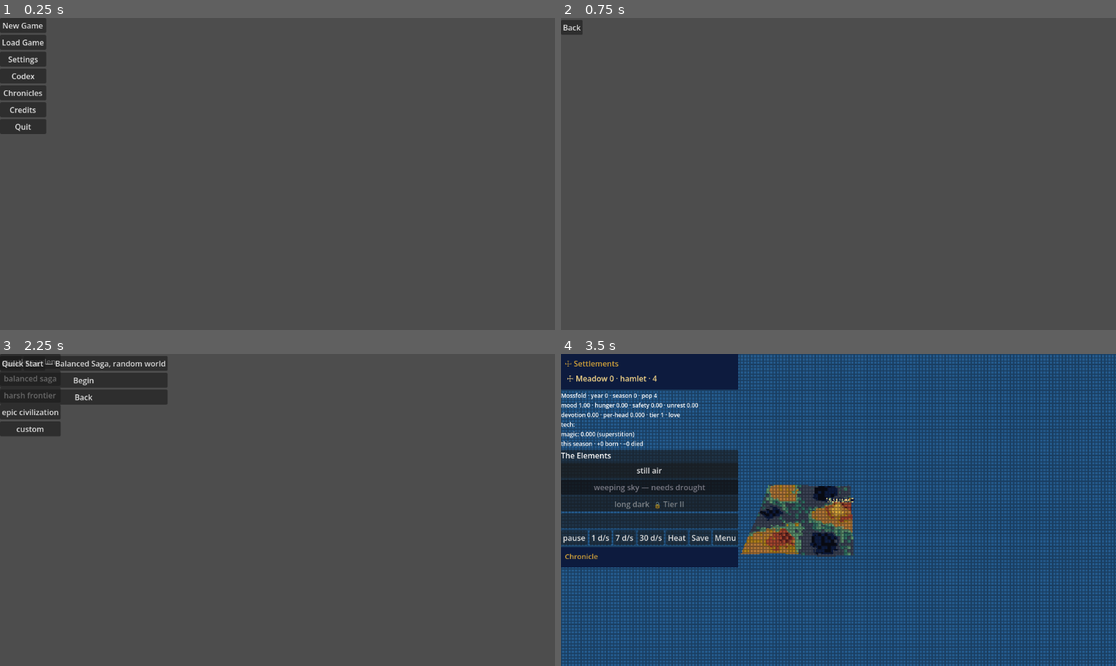
Above: before the commit, frames 1-4 (two rows, left to right).
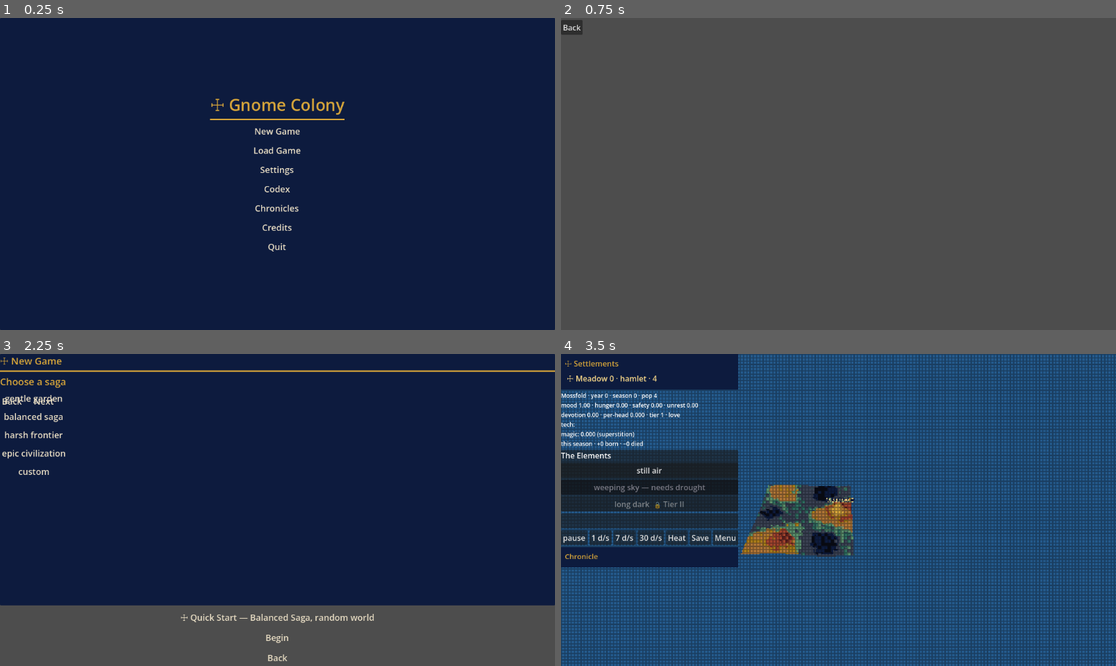
Above: after the commit, the same moments.

Repository: khuzul2/gnome-colony
Game: Godot game, scene res://presentation/main.tscn
Same seed, same stepped clock (60 frames per second), same inputs: the game is played once before the commit and once after it.
Inputs:
- Up to frame 1 (0.25 s): no input
- Up to frame 2 (0.75 s): click "Load Game" at 0.5 s
- Up to frame 3 (2.25 s): click "Back" at 1.25 s; click "New Game" at 2 s
- Up to frame 4 (3.5 s): click "Quick Start — Balanced Saga, …" (after the commit: "☩ Quick Start — Balanced Saga…") at 2.75 s

The runs differ from the first frame. In frame 1, 100% of the frame differs, in the area x 0-100%, y 0-100%; in frame 2, nothing differs; in frame 3, 81%; in frame 4, nothing differs.

Commit message:
R8.1: menu & wizard — fix the overlap, wear the Ravenna skin
Root cause of the Gate-A New-Game overlap ("Quick Start" over "Balanced Saga",
preset cards over the buttons): WizardView was a bare Control with no expand flags,
so its parent VBox gave it ~0 height and its unclipped preset cards overflowed onto
the action buttons below. Fix: WizardView anchors full-rect + SIZE_EXPAND_FILL so it
takes the free space and the buttons sit below; the wizard screen box anchors
full-rect so there IS space to give.

New RavennaUI skin helper (night-lapis ground, cream/gold-lit buttons, gold
headings, meander rule). MainMenu centres its column on a lapis ground with a
monogram title; WizardView gets a ground, per-page heading labels, and skinned
nav/preset buttons. Palette gains CREAM/SLATE_GREY named consts. The wizard's tested
structure (column → page_N + nav, widget paths) is preserved — headings are
siblings, not wrappers.

Deferred (documented): the spec's literal two-pane split would churn ~10 test-pinned
column/page_N assertions; the overlap + skin are fixed here, two-pane is a Gate-A2
polish. Pre-existing wizard remint orphan-leak spawned as a follow-up.

test_menu_and_feel.gd (new, 5). Reviewer no blockers, lint clean.

Co-Authored-By: Claude Opus 4.8 <noreply@anthropic.com>

Diff:
--- a/presentation/render/palette.gd
+++ b/presentation/render/palette.gd
@@ -32,7 +32,9 @@
 const GOLD := 7
 const GOLD_LIT := 8
 const TERRACOTTA := 10
+const CREAM := 12
 const BONE_WHITE := 13
+const SLATE_GREY := 14
 const GROUT := 15
 
 
--- a/presentation/shell/game_shell.gd
+++ b/presentation/shell/game_shell.gd
@@ -343,19 +343,29 @@
 
 
 func _wizard_screen() -> Control:
+	# R8.1 [leg §L-ui]: the screen fills the viewport; the wizard view (added at
+	# index 0 by _remint_wizard) is EXPAND_FILL, so it takes the space and the action
+	# buttons sit cleanly below — no more overflow-overlap onto them (Gate A). The
+	# quick_start/begin buttons stay direct children so the shell tests find them.
 	var box := VBoxContainer.new()
 	box.name = "wizard_screen"
+	box.set_anchors_and_offsets_preset(Control.PRESET_FULL_RECT)
+	box.add_theme_constant_override("separation", 8)
 	var quick := Button.new()
 	quick.name = "quick_start"
-	quick.text = "Quick Start — Balanced Saga, random world"
+	quick.text = "%s Quick Start — Balanced Saga, random world" % RavennaUI.SEAT_MARK
+	RavennaUI.skin_button(quick)
 	quick.pressed.connect(quick_start)
 	box.add_child(quick)
 	var begin_button := Button.new()
 	begin_button.name = "begin"
 	begin_button.text = "Begin"
+	RavennaUI.skin_button(begin_button)
 	begin_button.pressed.connect(begin)
 	box.add_child(begin_button)
-	box.add_child(_back_button())
+	var back := _back_button()
+	RavennaUI.skin_button(back)
+	box.add_child(back)
 	return box
 
 
--- a/presentation/ui/main_menu.gd
+++ b/presentation/ui/main_menu.gd
@@ -27,12 +27,28 @@
 
 
 func build() -> void:
+	# R8.1 [leg §L-ui]: a night-lapis ground with a centred, Ravenna-skinned column
+	# (title + monogram + meander rule + the entries) — no more raw buttons jammed
+	# at the origin.
+	set_anchors_and_offsets_preset(Control.PRESET_FULL_RECT)
+	var ground := RavennaUI.ground()
+	add_child(ground)
+	var center := CenterContainer.new()
+	center.set_anchors_and_offsets_preset(Control.PRESET_FULL_RECT)
+	ground.add_child(center)
 	var column := VBoxContainer.new()
-	add_child(column)
+	column.name = "column"
+	column.add_theme_constant_override("separation", 6)
+	center.add_child(column)
+	var title := RavennaUI.heading("%s Gnome Colony" % RavennaUI.SEAT_MARK, RavennaUI.TITLE_FONT)
+	title.horizontal_alignment = HORIZONTAL_ALIGNMENT_CENTER
+	column.add_child(title)
+	column.add_child(RavennaUI.meander_rule())
 	for entry in ENTRIES:
 		var button := Button.new()
 		button.name = entry
 		button.text = LABELS[entry]
+		RavennaUI.skin_button(button)
 		button.pressed.connect(func() -> void: selected.emit(entry))
 		column.add_child(button)
 		buttons[entry] = button
--- a/presentation/ui/new_game/wizard_view.gd
+++ b/presentation/ui/new_game/wizard_view.gd
@@ -22,6 +22,14 @@
 	"faith_enlightenment": WorldConfig.FAITH_MODES,
 }
 const SUMMARY_KEYS := ["preset", "seed", "colony_name", "band_size", "region_size"]
+## Per-page heading so the raw widgets have context [R8.1 leg §L-ui].
+const PAGE_TITLES := {
+	1: "Choose a saga",
+	2: "The founding band",
+	3: "The world",
+	4: "The rules",
+	5: "Ready",
+}
 
 ## Injected before entering the tree; _ready() builds around it.
 var wizard: NewGameWizard
@@ -33,15 +41,30 @@
 
 func _ready() -> void:
 	assert(wizard != null, "inject a NewGameWizard before adding WizardView to the tree")
+	# R8.1 [leg §L-ui]: fill the screen (was a 0-size Control that overflowed onto
+	# the action buttons — the Gate-A overlap) on a night-lapis ground, Ravenna-
+	# skinned. Structure (column → page_N + nav) is preserved for the wizard tests.
+	set_anchors_and_offsets_preset(Control.PRESET_FULL_RECT)
+	size_flags_horizontal = Control.SIZE_EXPAND_FILL
+	size_flags_vertical = Control.SIZE_EXPAND_FILL
+	add_child(RavennaUI.ground())
 	var defaults := WorldConfig.new()
 	var column := VBoxContainer.new()
 	column.name = "column"
+	column.set_anchors_and_offsets_preset(Control.PRESET_FULL_RECT)
+	column.add_theme_constant_override("separation", 6)
 	add_child(column)
+	var title := RavennaUI.heading("%s New Game" % RavennaUI.SEAT_MARK, RavennaUI.HEADING_FONT)
+	title.name = "title"
+	column.add_child(title)
+	column.add_child(RavennaUI.meander_rule())
 	for n in range(1, NewGameWizard.PAGES + 1):
 		var page := VBoxContainer.new()
 		page.name = "page_%d" % n
+		page.add_theme_constant_override("separation", 4)
 		column.add_child(page)
 		_pages[n] = page
+		page.add_child(RavennaUI.heading(PAGE_TITLES[n]))
 	_build_presets()
 	_build_founding(defaults)
 	_build_world(defaults)
@@ -58,6 +81,8 @@
 	if wizard.get_child_count() == 0:
 		wizard.build()
 	_pages[1].add_child(wizard)
+	for card in wizard.find_children("*", "Button", true, false):
+		RavennaUI.skin_button(card)
 
 
 ## Page 2 [§5]: founding — band size, names, temperament leanings.
@@ -155,14 +180,17 @@
 	var nav := HBoxContainer.new()
 	nav.name = "nav"
 	column.add_child(nav)
+	nav.add_theme_constant_override("separation", int(RavennaUI.GUTTER))
 	var back := Button.new()
 	back.name = "back"
 	back.text = "Back"
+	RavennaUI.skin_button(back)
 	back.pressed.connect(_go_back)
 	nav.add_child(back)
 	var next := Button.new()
 	next.name = "next"
 	next.text = "Next"
+	RavennaUI.skin_button(next)
 	next.pressed.connect(_go_next)
 	nav.add_child(next)
 
--- /dev/null
+++ b/presentation/ui/ravenna_ui.gd
@@ -0,0 +1,70 @@
+class_name RavennaUI
+extends RefCounted
+## R8.1 [leg §L-ui] — the menu skin: late-antique Christian-mosaic register applied
+## to the chrome. Night-lapis grounds, cream body, gold headings, gold-lit on
+## hover/focus, the sacred monogram as emblem, a meander (Greek-key) rule. Static
+## helpers so MainMenu / WizardView share one look. Colors come from Palette
+## [rav §R-art]; presentation-only.
+
+const SEAT_MARK := "☩"  ## the sacred monogram, used as the menu emblem
+const MENU_FONT := 18
+const TITLE_FONT := 34
+const HEADING_FONT := 20
+const GUTTER := 16.0  ## min gap between the wizard's two panes [leg §L-ui]
+
+
+## A night-lapis panel background with a margin.
+static func panel_style(margin := 16.0) -> StyleBoxFlat:
+	var style := StyleBoxFlat.new()
+	style.bg_color = Palette.COLORS[Palette.NIGHT_LAPIS]
+	style.set_content_margin_all(margin)
+	style.set_corner_radius_all(2)
+	return style
+
+
+## Skin a Control as a full-bleed night-lapis ground (a PanelContainer wrapper the
+## caller fills). Returns the wrapper; add content to it.
+static func ground() -> PanelContainer:
+	var panel := PanelContainer.new()
+	panel.add_theme_stylebox_override("panel", panel_style())
+	panel.set_anchors_and_offsets_preset(Control.PRESET_FULL_RECT)
+	return panel
+
+
+## Skin a menu Button: cream text, gold-lit on hover/focus, flat, min font.
+static func skin_button(button: Button) -> void:
+	button.add_theme_font_size_override("font_size", MENU_FONT)
+	button.add_theme_color_override("font_color", Palette.COLORS[Palette.CREAM])
+	button.add_theme_color_override("font_hover_color", Palette.COLORS[Palette.GOLD_LIT])
+	button.add_theme_color_override("font_focus_color", Palette.COLORS[Palette.GOLD_LIT])
+	button.add_theme_color_override("font_pressed_color", Palette.COLORS[Palette.GOLD])
+	button.add_theme_color_override("font_disabled_color", Palette.COLORS[Palette.SLATE_GREY])
+	button.flat = true
+
+
+## A gold heading label.
+static func heading(text: String, size := HEADING_FONT) -> Label:
+	var label := Label.new()
+	label.text = text
+	label.add_theme_font_size_override("font_size", size)
+	label.add_theme_color_override("font_color", Palette.COLORS[Palette.GOLD])
+	return label
+
+
+## A cream body label.
+static func body(text: String) -> Label:
+	var label := Label.new()
+	label.text = text
+	label.add_theme_font_size_override("font_size", MENU_FONT)
+	label.add_theme_color_override("font_color", Palette.COLORS[Palette.CREAM])
+	return label
+
+
+## A thin gold meander (Greek-key) rule — a bordered strip under a title.
+static func meander_rule() -> Control:
+	var rule := Panel.new()
+	rule.custom_minimum_size = Vector2(0.0, 3.0)
+	var style := StyleBoxFlat.new()
+	style.bg_color = Palette.COLORS[Palette.GOLD]
+	rule.add_theme_stylebox_override("panel", style)
+	return rule
--- /dev/null
+++ b/test/test_menu_and_feel.gd
@@ -0,0 +1,84 @@
+extends GutTest
+
+## R8 [leg §L-ui] — menu & camera feel. R8.1: the chrome wears the Ravenna skin
+## and the New-Game wizard fills its screen instead of collapsing to a zero-size
+## Control that overflowed onto the action buttons (the Gate-A "Quick Start over
+## Balanced Saga" overlap). R8.2 adds the camera-feel checks here.
+
+
+func test_the_menu_wears_the_ravenna_skin():
+	var menu := MainMenu.new()
+	add_child_autofree(menu)
+	menu.build()
+	var button: Button = menu.buttons["new_game"]
+	assert_eq(
+		button.get_theme_color("font_color"),
+		Palette.COLORS[Palette.CREAM],
+		"menu items take cream body text, not the engine default"
+	)
+	assert_eq(
+		button.get_theme_color("font_hover_color"),
+		Palette.COLORS[Palette.GOLD_LIT],
+		"…and gold-lit on hover"
+	)
+
+
+func test_the_menu_centres_its_column_on_a_lapis_ground():
+	var menu := MainMenu.new()
+	add_child_autofree(menu)
+	menu.build()
+	var grounded := false
+	for child in menu.get_children():
+		if child is PanelContainer:
+			var style := (child as PanelContainer).get_theme_stylebox("panel") as StyleBoxFlat
+			if style != null and style.bg_color == Palette.COLORS[Palette.NIGHT_LAPIS]:
+				grounded = true
+	assert_true(grounded, "the menu sits on a night-lapis ground")
+
+
+func test_the_wizard_view_fills_its_slot_not_a_zero_size_control():
+	# The Gate-A overlap: WizardView was a bare Control with no expand flags, so a
+	# parent VBox gave it ~0 height and its preset cards overflowed onto the action
+	# buttons. EXPAND_FILL means it takes the free space instead.
+	var view := WizardView.new()
+	view.wizard = NewGameWizard.new()
+	add_child_autofree(view)
+	assert_eq(view.size_flags_vertical, Control.SIZE_EXPAND_FILL, "the wizard view fills its slot")
+	var grounded := false
+	for child in view.get_children():
+		if child is PanelContainer:
+			grounded = true
+	assert_true(grounded, "…on a night-lapis ground, with the pages skinned")
+
+
+func test_the_wizard_still_shows_exactly_one_page_under_the_skin():
+	# The skin/heading additions must not break the one-page-visible contract.
+	var view := WizardView.new()
+	view.wizard = NewGameWizard.new()
+	add_child_autofree(view)
+	var visible_pages := 0
+	for n in range(1, NewGameWizard.PAGES + 1):
+		if view.get_node("column/page_%d" % n).visible:
+			visible_pages += 1
+	assert_eq(visible_pages, 1, "exactly one page shows [§2]")
+
+
+func test_the_mounted_wizard_screen_can_give_the_pages_space():
+	# [R8.1 review] Assert on the ACTUAL shell-mounted wizard, not a standalone one:
+	# the screen box must be full-rect (so it HAS free space to distribute) and the
+	# mounted wizard view must expand-fill it — the two facts that together prevent
+	# the Gate-A overlap.
+	var shell := GameShell.new()
+	shell.save_dir = "user://test_menu_feel/saves"
+	shell.chronicle_dir = "user://test_menu_feel/chron"
+	shell.settings_path = "user://test_menu_feel/settings.cfg"
+	shell.codex_path = "user://test_menu_feel/codex.json"
+	add_child_autofree(shell)
+	var box: Control = shell.screens["wizard"]
+	assert_almost_eq(box.anchor_right, 1.0, 0.001, "the wizard screen fills the viewport (right)")
+	assert_almost_eq(box.anchor_bottom, 1.0, 0.001, "…and bottom — so it has space to give")
+	assert_eq(
+		shell.wizard_view.size_flags_vertical,
+		Control.SIZE_EXPAND_FILL,
+		"the mounted wizard view expand-fills, so the pages can't overflow the buttons"
+	)
Not shown, added: presentation/ui/ravenna_ui.gd.uid
Not shown, added: test/test_menu_and_feel.gd.uid
Not shown, changed: PROGRESS.md
